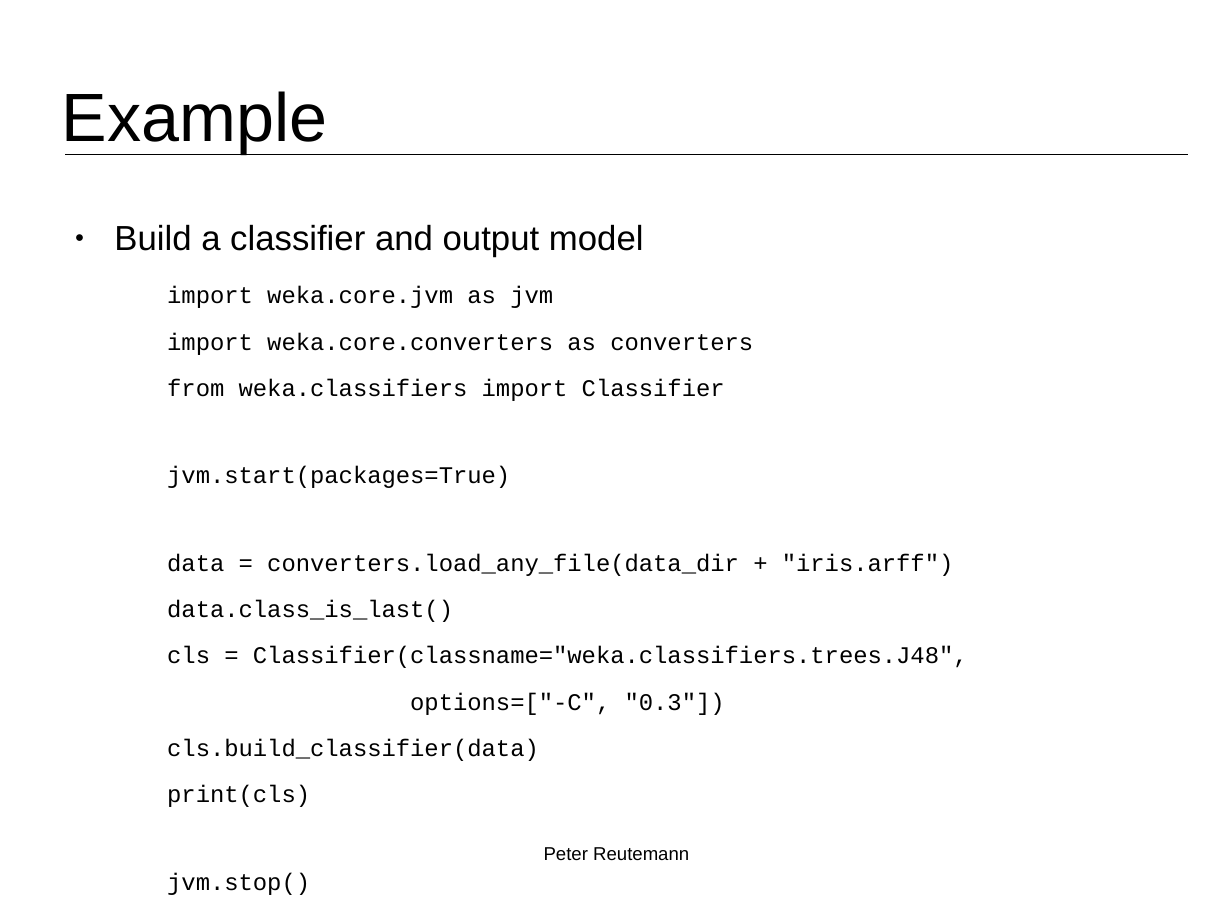
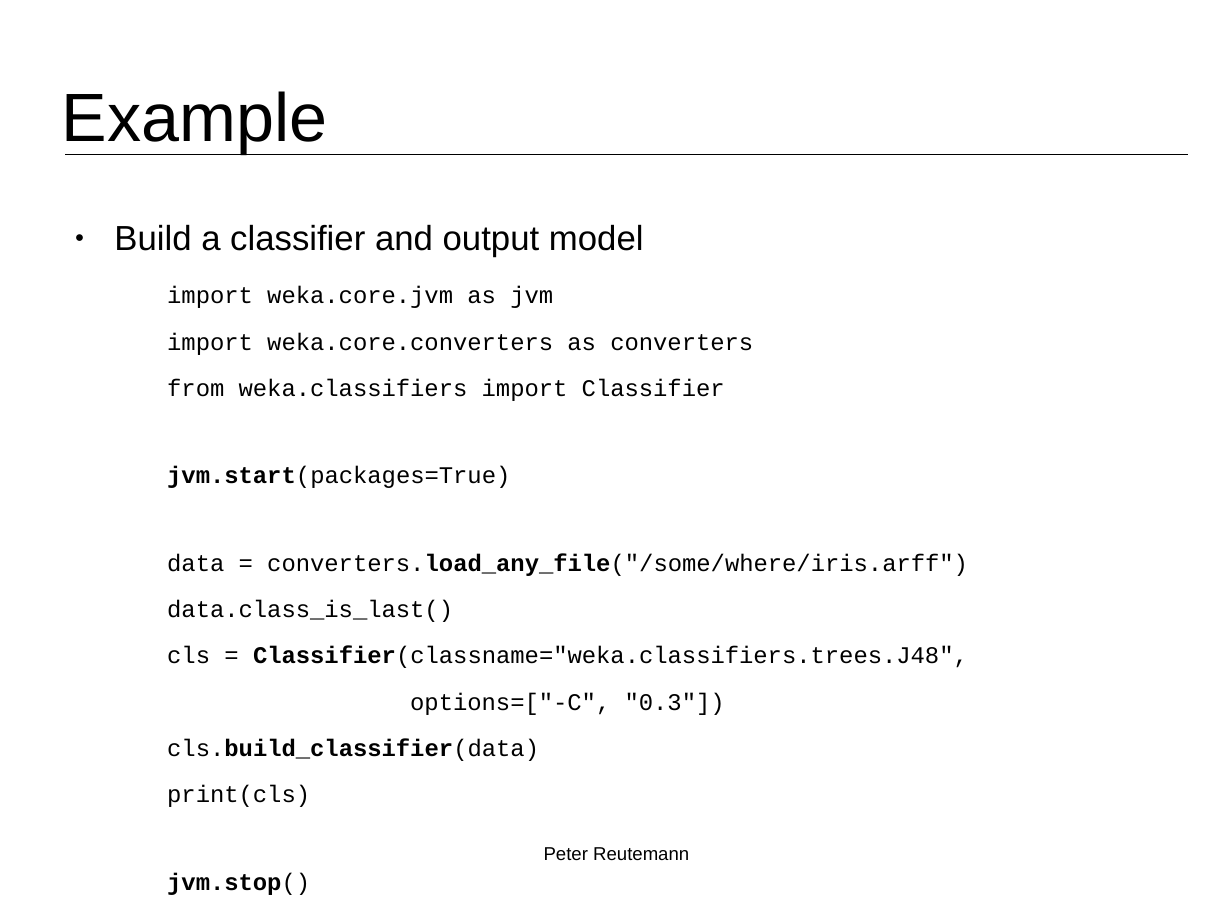
Before and after one commit to fracpete/weka-user-conference-2021, a slide deck: slide 8 of scripting/scripting.odp. Drawn at 1232x924 pixels with LibreOffice and Linux fonts; fonts in the diff are those of the drawing; background and template pictures are left out. Boxes give left, top, right and bottom in pixels: in the first picture for what was removed or moved away, otherwise in the second. Text is boxed around its words. In the diff, an @@ line names an element or a change of style, - is before the commit and + after.

```diff
--- a/scripting/scripting.odp
+++ b/scripting/scripting.odp
@@ text at [167,466,968,761]: bold on in "jvm.start(packages=True)", "Classifier(classname="weka.classifiers.trees.J48",", "cls.build_classifier(data)", "jvm.stop()" @@
@@ text at [167,553,968,576]: text changed @@
-  data = converters.load_any_file(data_dir + "iris.arff")
+  data = converters.load_any_file("/some/where/iris.arff")
```
Also in this commit, not shown: 5 other slides changed, 1 other file.
